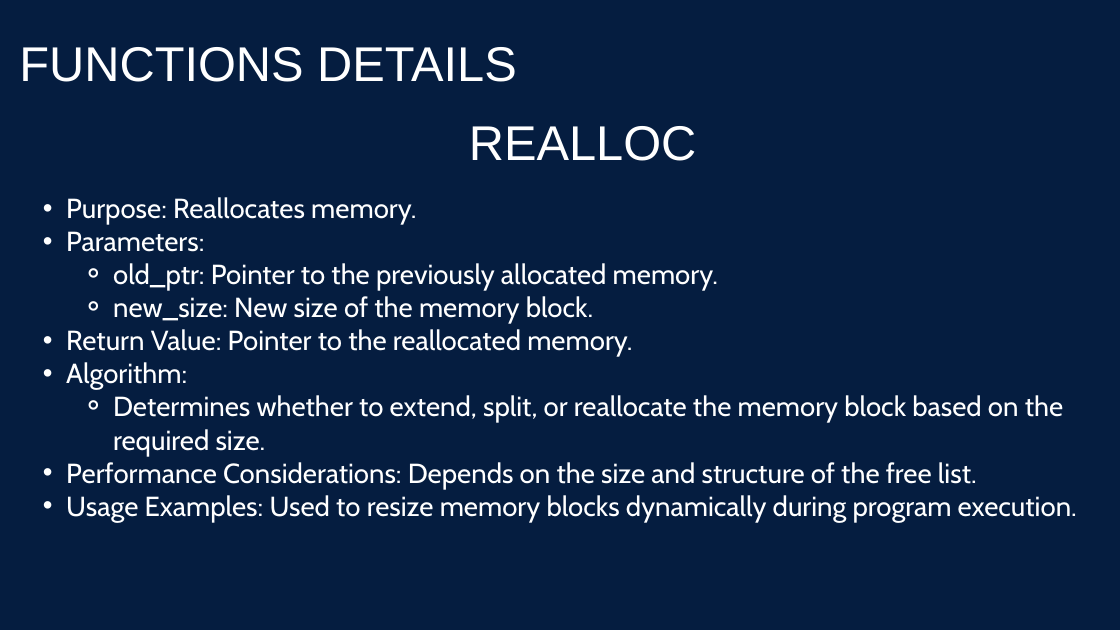
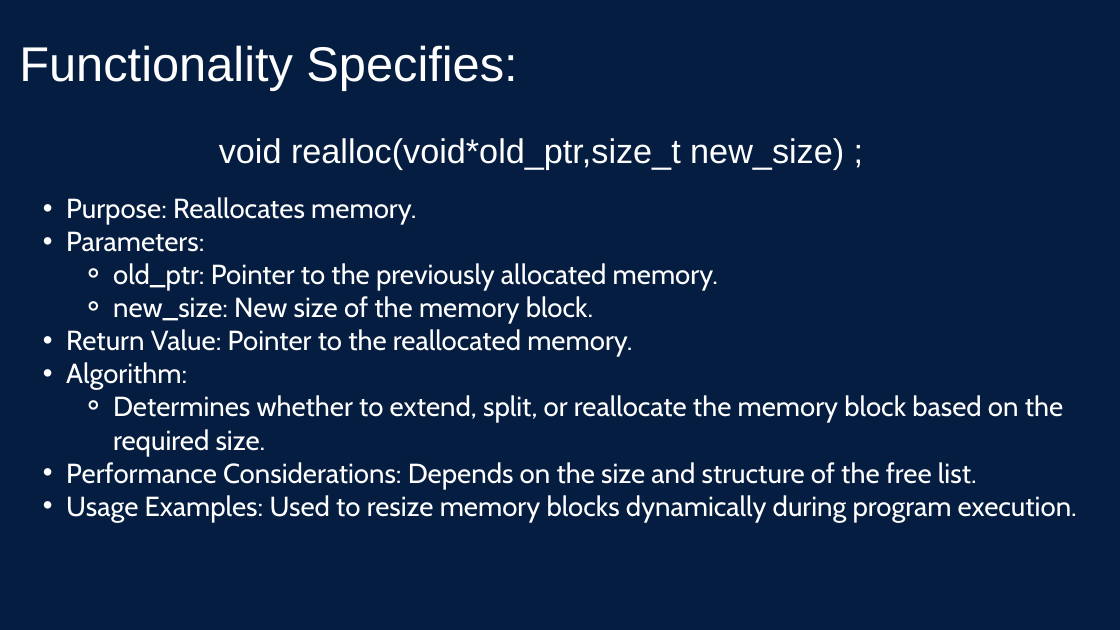
Before and after one commit to m7meda7medd/STM_SystemProgramming_Linux_Tasks, a slide deck: slide 34 of HeapMemoryManager/Presentation/HMM_Presentation.pptx (slide 35 before the commit). Drawn at 1120x630 pixels with LibreOffice and Linux fonts; fonts in the diff are those of the drawing. Boxes give left, top, right and bottom in pixels: in the first picture for what was removed or moved away, otherwise in the second. Text is boxed around its words. In the diff, an @@ line names an element or a change of style, - is before the commit and + after.

```diff
--- a/HeapMemoryManager/Presentation/HMM_Presentation.pptx
+++ b/HeapMemoryManager/Presentation/HMM_Presentation.pptx
@@ text at (19, 45, 517, 91): text changed @@
-FUNCTIONS DETAILS
+Functionality Specifies:
@@ text at (219, 138, 844, 170): text changed; size 62.7 to 44 pt @@
-REALLOC
+void realloc(void*old_ptr,size_t new_size) ;
```
Also in this commit, not shown: 23 other slides changed, 14 slides added, 14 slides removed.
